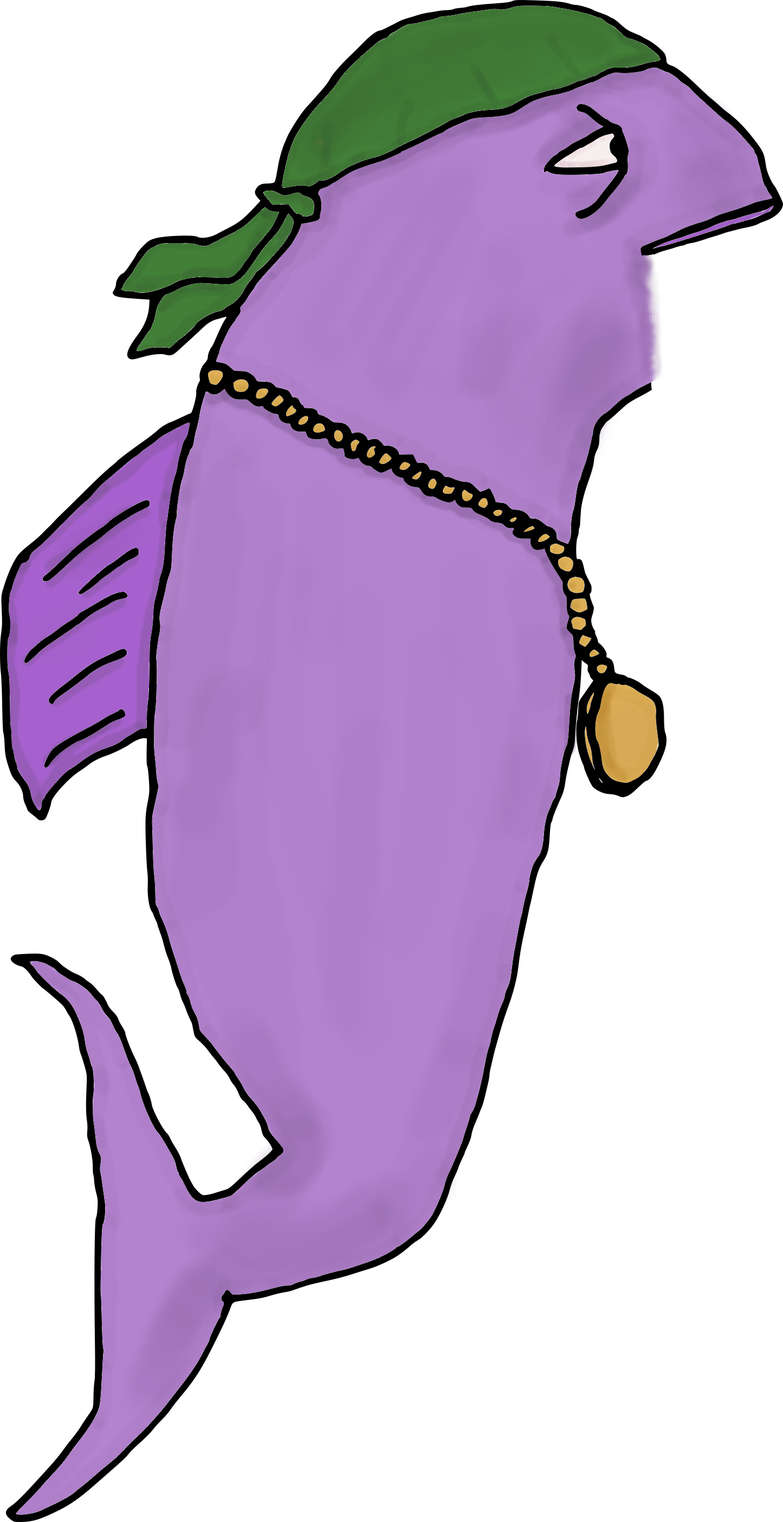
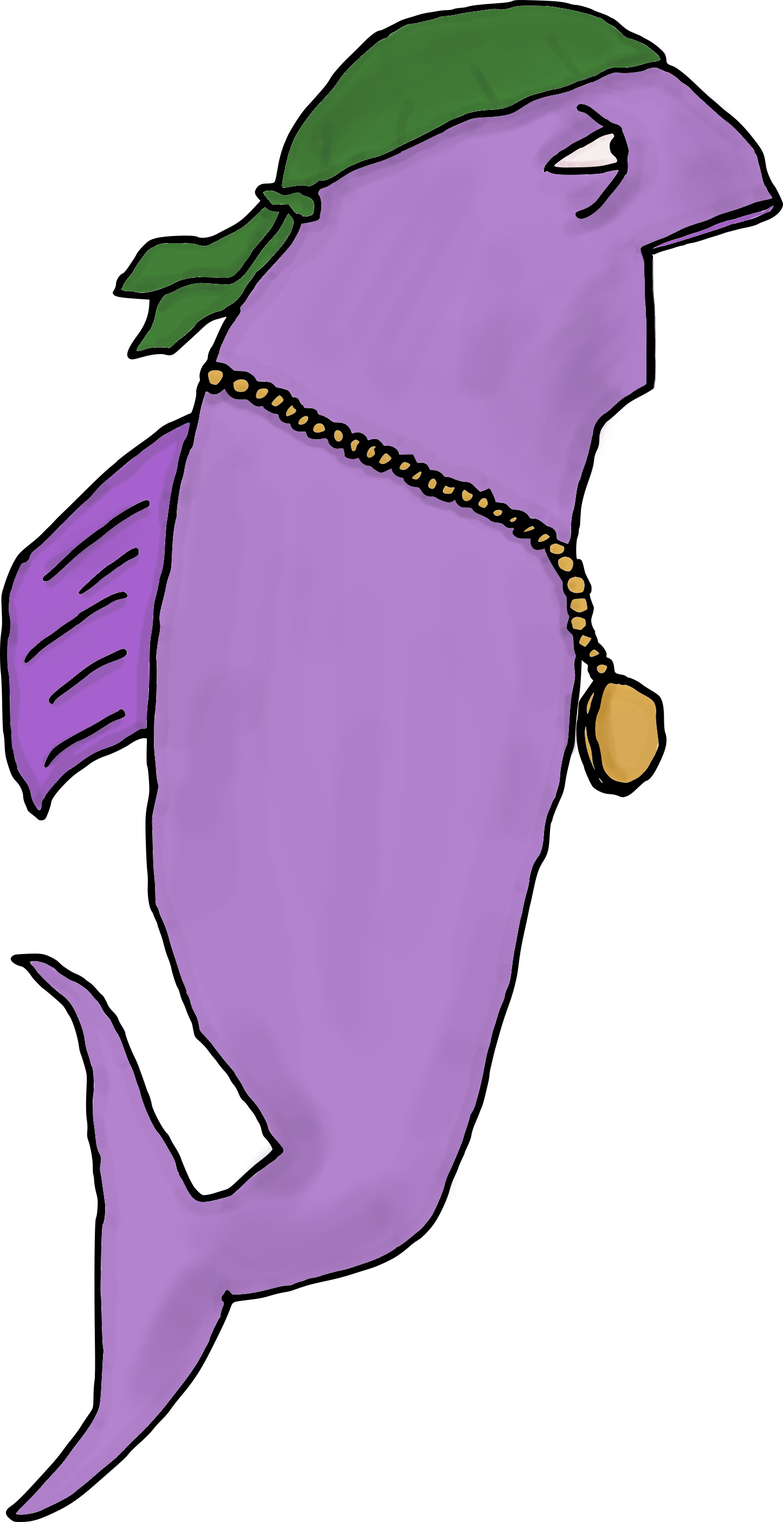
Comparing the layer stacks of the two 783 x 1522 images. Changes:
painted on "Pasted Layer" over [640, 248, 656, 390]
painted on "body_fish1.png" over [535, 236, 663, 401]
